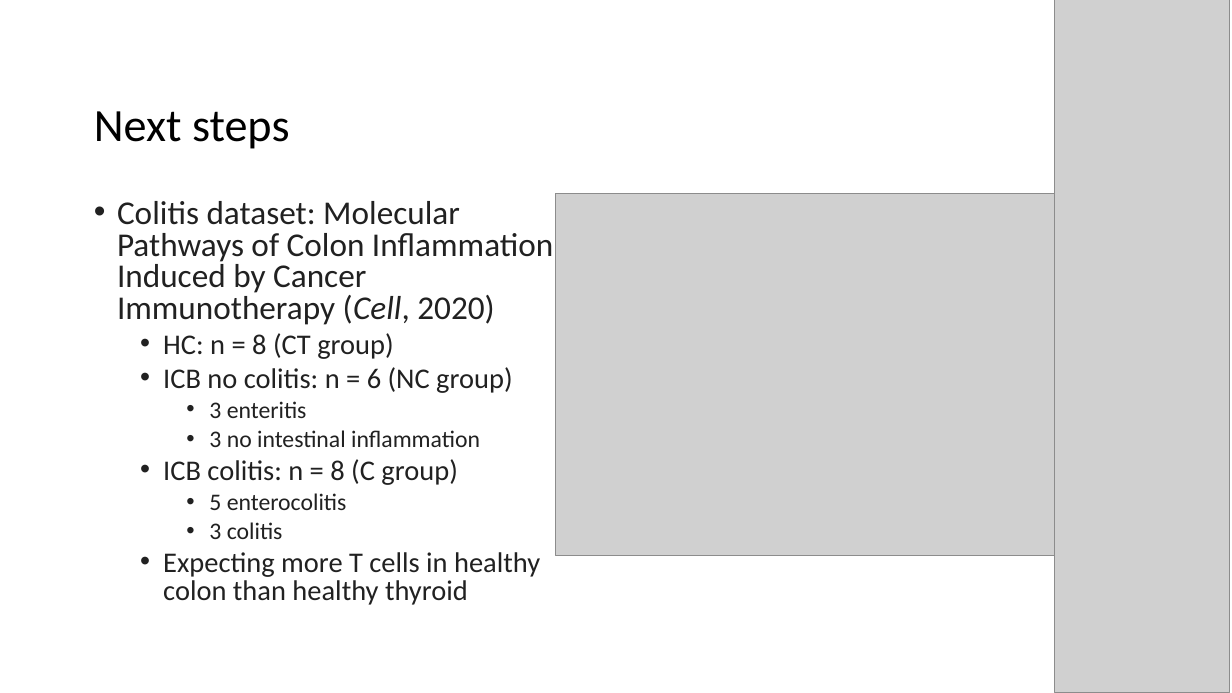
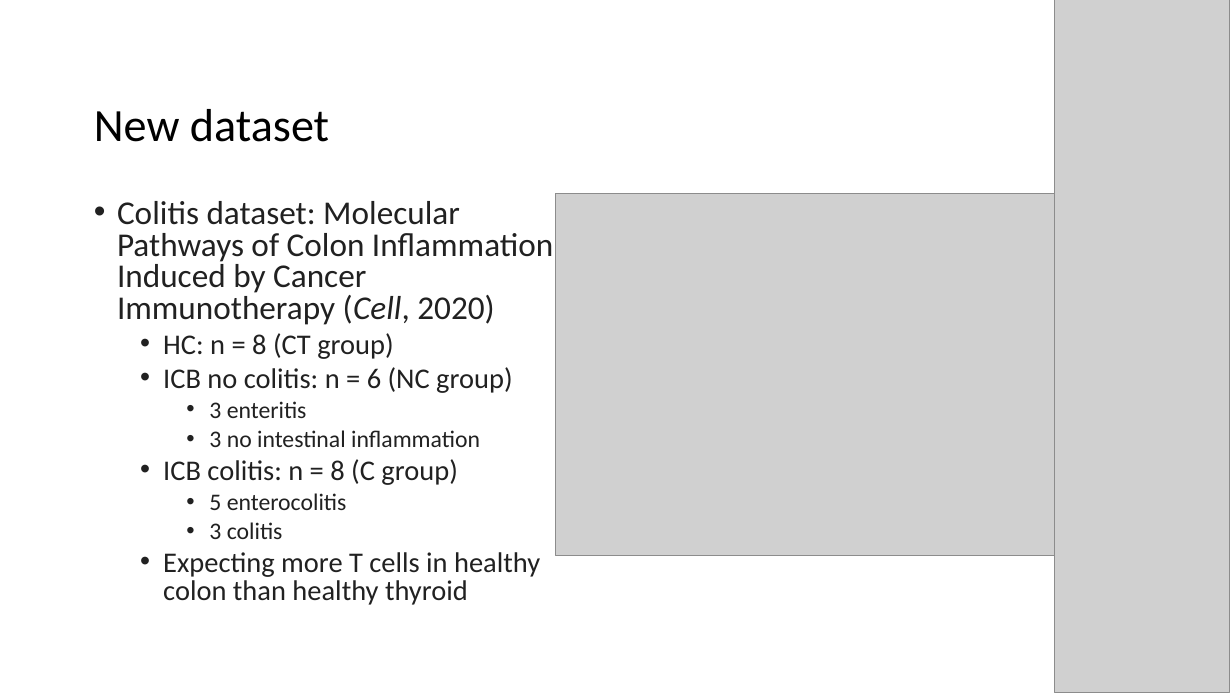
Before and after one commit to tybottorff/bottorffdocs, a slide deck: slide 10 of linsley_postdoc/presentations/weekly_meetings/12_14_23.pptx (slide 11 before the commit). Drawn at 1232x693 pixels with LibreOffice and Linux fonts; fonts in the diff are those of the drawing; grey boxes stand for pictures. Boxes give left, top, right and bottom in pixels: in the first picture for what was removed or moved away, otherwise in the second. Text is boxed around its words. In the diff, an @@ line names an element or a change of style, - is before the commit and + after.

```diff
--- a/linsley_postdoc/presentations/weekly_meetings/12_14_23.pptx
+++ b/linsley_postdoc/presentations/weekly_meetings/12_14_23.pptx
@@ title at [94, 109, 329, 142]: text changed @@
-Next steps
+New dataset
```
Also in this commit, not shown: 2 other slides changed, 1 slide added.
